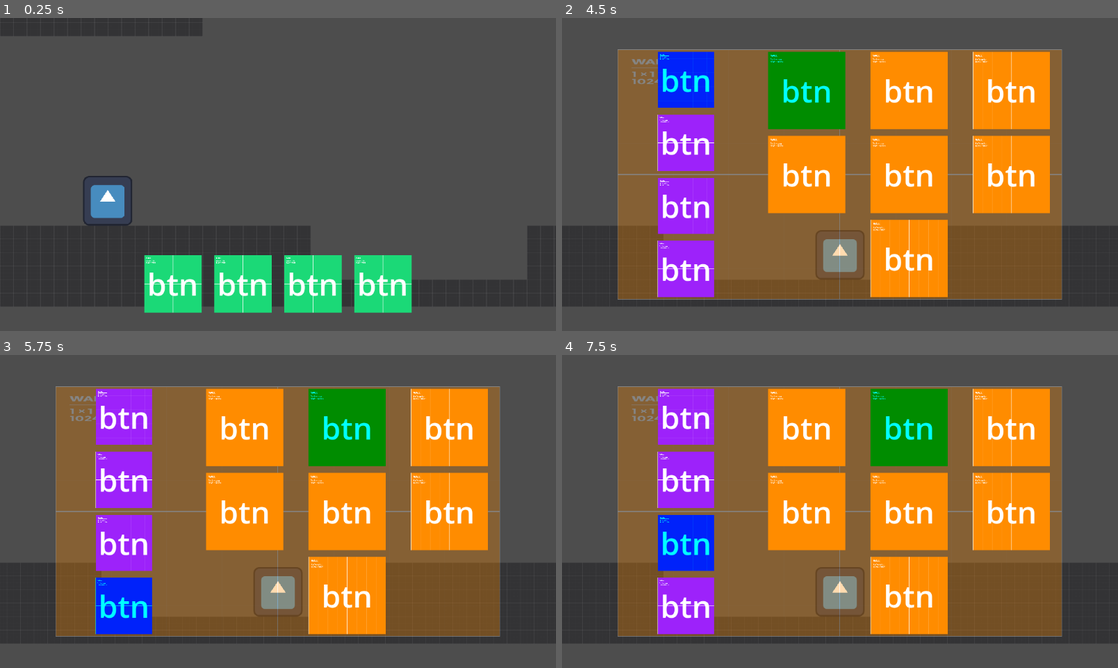
Above: before the commit, frames 1-4 (two rows, left to right).
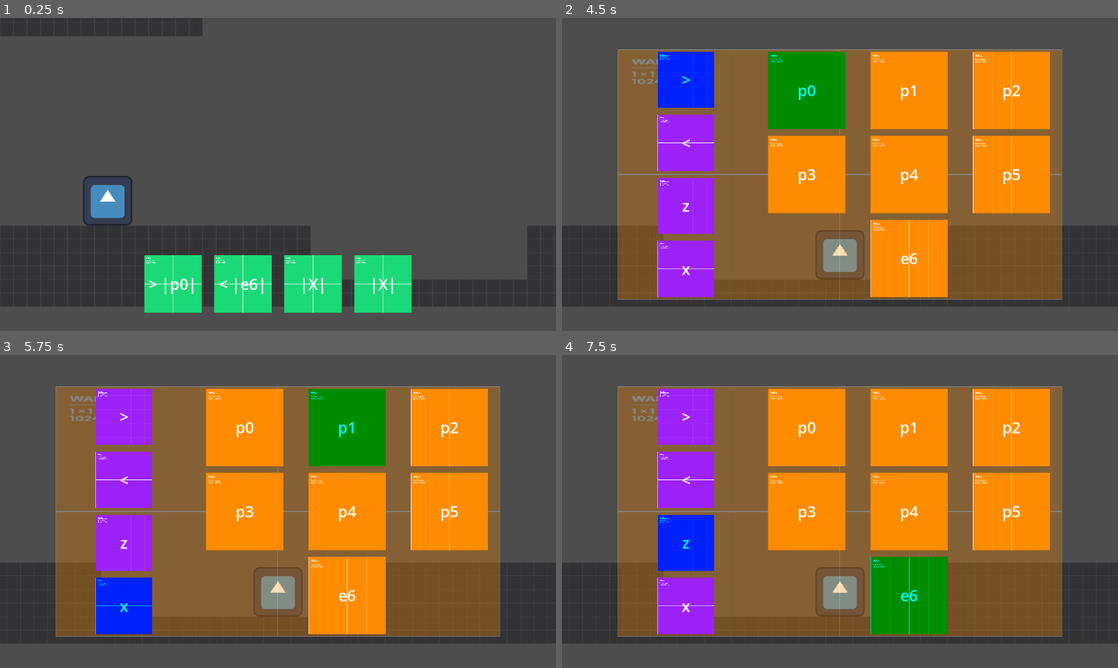
Above: after the commit, the same moments.

Repository: DionisisSchoinas/ldjam-58
Game: Godot game, scene res://scenes/levels/prototype_level.tscn
Two runs of this game, one before a commit and one after it. Both use one fixed random seed, a clock stepped at 60 frames per second and the inputs below. The engine's default icon, where the game draws it, is replaced by a stand-in: a white triangle on a blue panel in a dark square.
Inputs:
- Up to frame 1 (0.25 s): no input
- Up to frame 2 (4.5 s): tap Enter at 0.5 s; hold Z (button_1) 0.53-1.28 s; hold D (d_right) 0.53-2.03 s; tap W (d_up) at 0.77, 1.07, 1.52, 1.55, 1.82, 3.02, 3.32, 3.77, 3.8, 4.07 s; tap X (button_2) at 0.8, 1.35, 3.05 s; hold A (d_left) 2.03-2.78 s; hold W (d_up) 2.03-2.78 s; tap Z (button_1) at 2.3, 2.85 s; hold D (d_right) 2.78-4.28 s; hold X (button_2) 3.53-4.28 s; tap Space at 4.25 s; hold A (d_left) from 4.28 s (still down); tap C (selection) at 4.35 s
- Up to frame 3 (5.75 s): tap W (d_up) at 4.52, 4.82 s; tap Z (button_1) at 4.55 s; tap Enter at 5 s; release A (d_left) at 5.03 s; hold D (d_right) from 5.03 s (still down); hold Z (button_1) from 5.03 s (still down); tap X (button_2) at 5.3 s
- Up to frame 4 (7.5 s): tap Space at 5.75, 7.25 s; release D (d_right) at 5.78 s; release Z (button_1) at 5.78 s; hold A (d_left) 5.78-7.28 s; tap X (button_2) at 5.85 s; tap W (d_up) at 6.02, 6.05, 6.32 s; tap Enter at 6.5 s; hold W (d_up) 6.53-7.28 s; tap Z (button_1) at 6.8, 7.35 s; hold D (d_right) from 7.28 s (still down)

The runs differ from the first frame. In frame 1, 1.2% of the frame differs, in the area x 26-73%, y 81-89%; in frame 2, 3.3%; in frame 3, 3.3%; in frame 4, 9.7%, in the area x 18-85%, y 10-90%.
Error after the commit: Invalid access to property or key '_power' on a base object of type 'Nil'. (res://scripts/ui/power_container.gd:27)

Commit message:
Added actual logic behind selection screen

Diff:
--- a/project.godot
+++ b/project.godot
@@ -14,6 +14,10 @@
 run/main_scene="res://scenes/levels/prototype_level.tscn"
 config/features=PackedStringArray("4.5", "GL Compatibility")
 config/icon="res://icon.svg"
+
+[autoload]
+
+GlobalKeySelector="*res://scripts/global_key_selector.gd"
 
 [display]
 
--- a/scenes/ui/game_overlay.tscn
+++ b/scenes/ui/game_overlay.tscn
@@ -38,12 +38,15 @@
 
 [node name="power2" parent="powerMarginContainer/powerContainer" instance=ExtResource("1_7i0yb")]
 layout_mode = 2
+id = 1
 
 [node name="power3" parent="powerMarginContainer/powerContainer" instance=ExtResource("1_7i0yb")]
 layout_mode = 2
+id = 2
 
 [node name="power4" parent="powerMarginContainer/powerContainer" instance=ExtResource("1_7i0yb")]
 layout_mode = 2
+id = 3
 
 [node name="settingsMenuMarginContainer" type="MarginContainer" parent="."]
 unique_name_in_owner = true
@@ -79,12 +82,15 @@
 
 [node name="power2" parent="settingsMenuMarginContainer/HBoxContainer/keyContainer" instance=ExtResource("4_1cu4j")]
 layout_mode = 2
+id = 1
 
 [node name="power3" parent="settingsMenuMarginContainer/HBoxContainer/keyContainer" instance=ExtResource("4_1cu4j")]
 layout_mode = 2
+id = 2
 
 [node name="power4" parent="settingsMenuMarginContainer/HBoxContainer/keyContainer" instance=ExtResource("4_1cu4j")]
 layout_mode = 2
+id = 3
 
 [node name="powerContainer" type="VBoxContainer" parent="settingsMenuMarginContainer/HBoxContainer"]
 unique_name_in_owner = true
@@ -101,9 +107,11 @@
 
 [node name="power2" parent="settingsMenuMarginContainer/HBoxContainer/powerContainer/HBoxContainer" instance=ExtResource("4_s78s3")]
 layout_mode = 2
+id = 1
 
 [node name="power3" parent="settingsMenuMarginContainer/HBoxContainer/powerContainer/HBoxContainer" instance=ExtResource("4_s78s3")]
 layout_mode = 2
+id = 2
 
 [node name="HBoxContainer2" type="HBoxContainer" parent="settingsMenuMarginContainer/HBoxContainer/powerContainer"]
 layout_mode = 2
@@ -111,12 +119,15 @@
 
 [node name="power4" parent="settingsMenuMarginContainer/HBoxContainer/powerContainer/HBoxContainer2" instance=ExtResource("4_s78s3")]
 layout_mode = 2
+id = 3
 
 [node name="power5" parent="settingsMenuMarginContainer/HBoxContainer/powerContainer/HBoxContainer2" instance=ExtResource("4_s78s3")]
 layout_mode = 2
+id = 4
 
 [node name="power6" parent="settingsMenuMarginContainer/HBoxContainer/powerContainer/HBoxContainer2" instance=ExtResource("4_s78s3")]
 layout_mode = 2
+id = 5
 
 [node name="HBoxContainer3" type="HBoxContainer" parent="settingsMenuMarginContainer/HBoxContainer/powerContainer"]
 layout_mode = 2
@@ -124,3 +135,4 @@
 
 [node name="power7" parent="settingsMenuMarginContainer/HBoxContainer/powerContainer/HBoxContainer3" instance=ExtResource("4_s78s3")]
 layout_mode = 2
+id = 6
--- a/scenes/ui/highlightable_icon.tscn
+++ b/scenes/ui/highlightable_icon.tscn
@@ -18,7 +18,7 @@
 anchor_bottom = 1.0
 grow_horizontal = 2
 grow_vertical = 2
-theme_override_font_sizes/font_size = 64
+theme_override_font_sizes/font_size = 32
 text = "1"
 horizontal_alignment = 1
 vertical_alignment = 1
--- a/scenes/ui/power_toolbar_icon.tscn
+++ b/scenes/ui/power_toolbar_icon.tscn
@@ -135,5 +135,6 @@
 }
 
 [node name="highlightable_icon" parent="." instance=ExtResource("2_1vfmd")]
+unique_name_in_owner = true
 layout_mode = 2
 texture = ExtResource("1_nripl")
--- /dev/null
+++ b/scripts/global_key_selector.gd
@@ -0,0 +1,38 @@
+extends Node
+
+class Power:
+	var _id : int
+	var _name : String
+
+	func _init(id=0, name="p") :
+		_id = id
+		_name = name + str(_id)
+
+class PowerKey:
+	var _id : int
+	var _key_action_button : String
+	var _unlocked : bool
+	var _power : Power
+
+	func _init(id=0, key_action_button="-", unlocked=false, power=null):
+		_id = id
+		_key_action_button = key_action_button
+		_unlocked = unlocked
+		_power = power
+
+var powers: Array[Power] = [
+	Power.new(0),
+	Power.new(1),
+	Power.new(2),
+	Power.new(3),
+	Power.new(4),
+	Power.new(5),
+	Power.new(6, "e")
+]
+
+var keys: Array[PowerKey] = [
+	PowerKey.new(0, ">", true, powers.get(0)),
+	PowerKey.new(1, "<", true, powers.get(6)),
+	PowerKey.new(2, "z", false, powers.get(6)),
+	PowerKey.new(3, "x", false, powers.get(6))
+]
--- a/scripts/ui/highlightable_icon.gd
+++ b/scripts/ui/highlightable_icon.gd
@@ -1,11 +1,8 @@
-extends TextureRect
+extends Control
 
-@export var text = "btn"
+@export var id : int
 
 @onready var label: Label = %Label
-
-func _ready():
-	label.text = text
 
 func highlight():
 	modulate = Color.AQUA
--- a/scripts/ui/key_container.gd
+++ b/scripts/ui/key_container.gd
@@ -1,4 +1,6 @@
-extends VBoxContainer
+extends Control
+
+signal key_selected(key_index: int)
 
 var keys = []
 var selected_key
@@ -13,23 +15,28 @@
 	elif event.is_action_pressed("button_2"):
 		hightlight_next()
 
-func key_selected(index: int):
+func power_selected(index: int):
+	GlobalKeySelector.keys.get(selected_key)._power = GlobalKeySelector.powers.get(index)
+
+func select_key(index: int):
 	if keys == null || keys.is_empty():
 		pass
 	if (selected_key != null):
 		keys.get(selected_key).unhighlight()
 	selected_key = wrap_selected_index(index)
+	# Update UI
 	keys.get(selected_key).highlight()
+	key_selected.emit(index)
 
 func highlight_first():
 	if (visible):
-		key_selected(0)
+		select_key(0)
 
 func hightlight_next():
-	key_selected(selected_key+1)
+	select_key(selected_key+1)
 
 func hightlight_prev():
-	key_selected(selected_key-1)
+	select_key(selected_key-1)
 
 func wrap_selected_index(index: int) -> int:
 	if index < 0:
--- a/scripts/ui/key_selection_icon.gd
+++ b/scripts/ui/key_selection_icon.gd
@@ -1,9 +1,6 @@
-extends MarginContainer
+extends "highlightable_icon.gd"
 
-@onready var highlightable_icon: TextureRect = %highlightable_icon
+@onready var highlightable_icon: Control = %highlightable_icon
 
-func highlight():
-	highlightable_icon.highlight()
-
-func unhighlight():
-	highlightable_icon.unhighlight()
+func _ready():
+	highlightable_icon.label.text = GlobalKeySelector.keys.get(id)._key_action_button
--- a/scripts/ui/power_container.gd
+++ b/scripts/ui/power_container.gd
@@ -1,13 +1,14 @@
-extends VBoxContainer
+extends Control
 
-var keys = []
-var selected_key
+signal power_selected(power_index: int)
+
+var powers = []
+var selected_power_index
 
 func _ready() -> void:
 	var containers = get_children(true)
 	for icon in containers:
-		keys.append_array(icon.get_children(true))
-	connect("visibility_changed", highlight_first)
+		powers.append_array(icon.get_children(true))
 
 func _input(event: InputEvent):
 	if event.is_action_pressed("d_left"):
@@ -15,7 +16,7 @@
 	elif event.is_action_pressed("d_right"):
 		hightlight_next(1)
 	elif event.is_action_pressed("d_up"):
-		if (selected_key == 6):
+		if (selected_power_index == 6):
 			hightlight_prev(2)
 		else:
 			hightlight_prev(3)
@@ -23,27 +24,32 @@
 		hightlight_next(3)
 
 func key_selected(index: int):
-	if keys == null || keys.is_empty():
+	select_power(GlobalKeySelector.keys.get(index)._power._id)
+
+func select_power(index: int):
+	if powers == null || powers.is_empty():
 		pass
-	if (selected_key != null):
-		keys.get(selected_key).unhighlight()
-	selected_key = wrap_selected_index(index)
-	keys.get(selected_key).highlight()
+	if (selected_power_index != null):
+		powers.get(selected_power_index).unhighlight()
+	selected_power_index = wrap_selected_index(index)
+	# Update UI
+	powers.get(selected_power_index).highlight()
+	power_selected.emit(selected_power_index)
 
 func highlight_first():
 	if (visible):
-		key_selected(0)
+		select_power(0)
 
 func hightlight_next(index: int):
-	key_selected(selected_key+index)
+	select_power(selected_power_index+index)
 
 func hightlight_prev(index: int):
-	key_selected(selected_key-index)
+	select_power(selected_power_index-index)
 
 func wrap_selected_index(index: int) -> int:
 	if index < 0:
 		return 0
-	elif index > keys.size()-1:
-		return keys.size()-1
+	elif index > powers.size()-1:
+		return powers.size()-1
 	else:
 		return index
--- a/scripts/ui/power_selection_icon.gd
+++ b/scripts/ui/power_selection_icon.gd
@@ -1,9 +1,6 @@
-extends MarginContainer
+extends "highlightable_icon.gd"
 
-@onready var highlightable_icon: TextureRect = %highlightable_icon
+@onready var highlightable_icon: Control = %highlightable_icon
 
-func highlight():
-	highlightable_icon.highlight()
-
-func unhighlight():
-	highlightable_icon.unhighlight()
+func _ready():
+	highlightable_icon.label.text = GlobalKeySelector.powers.get(id)._name
--- a/scripts/ui/power_toolbar_icon.gd
+++ b/scripts/ui/power_toolbar_icon.gd
@@ -1,14 +1,19 @@
-extends MarginContainer
+extends "highlightable_icon.gd"
 
 @onready var animation_player: AnimationPlayer = %AnimationPlayer
-@onready var highlightable_icon: TextureRect = $highlightable_icon
+@onready var highlightable_icon: Control = %highlightable_icon
+
+func _ready():
+	connect("visibility_changed", update_ui)
+	update_ui()
 
 func _process(_delta):
 	if Input.is_action_just_pressed("button_1"):
 		animation_player.play("equip")
 
-func highlight():
-	highlightable_icon.highlight()
-
-func unhighlight():
-	highlightable_icon.unhighlight()
+func update_ui():
+	var key = GlobalKeySelector.keys.get(id)
+	if (key._unlocked):
+		highlightable_icon.label.text = key._key_action_button + " |" + key._power._name + "|"
+	else:
+		highlightable_icon.label.text = "|X|"
--- a/scripts/ui/settings_menu.gd
+++ b/scripts/ui/settings_menu.gd
@@ -1,4 +1,8 @@
-extends MarginContainer
+extends Control
 
-@onready var key_container: VBoxContainer = %keyContainer
-@onready var power_container: VBoxContainer = %powerContainer
+@onready var key_container: Control = %keyContainer
+@onready var power_container: Control = %powerContainer
+
+func _ready() -> void:
+	key_container.connect("key_selected", power_container.key_selected)
+	power_container.connect("power_selected", key_container.power_selected)
Not shown, added: scripts/global_key_selector.gd.uid
